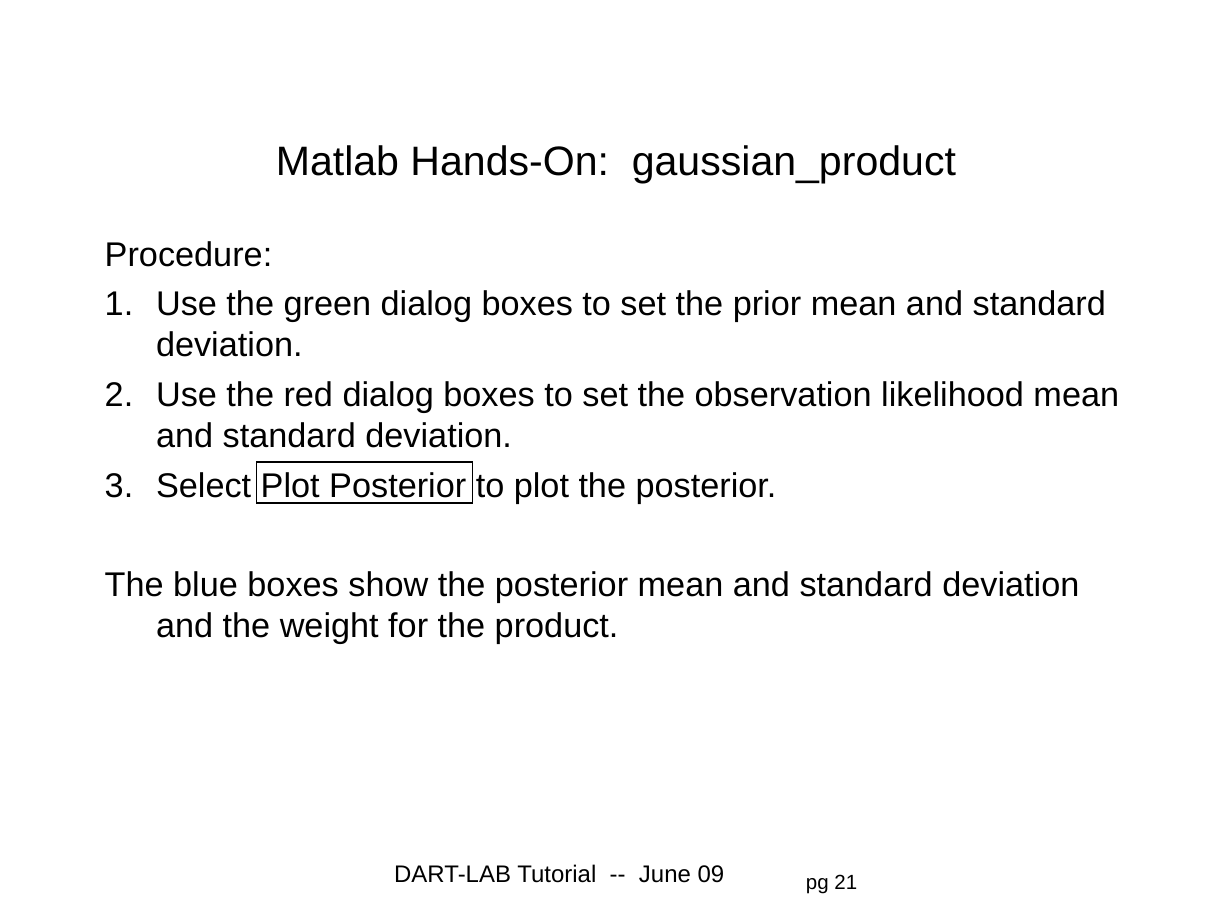
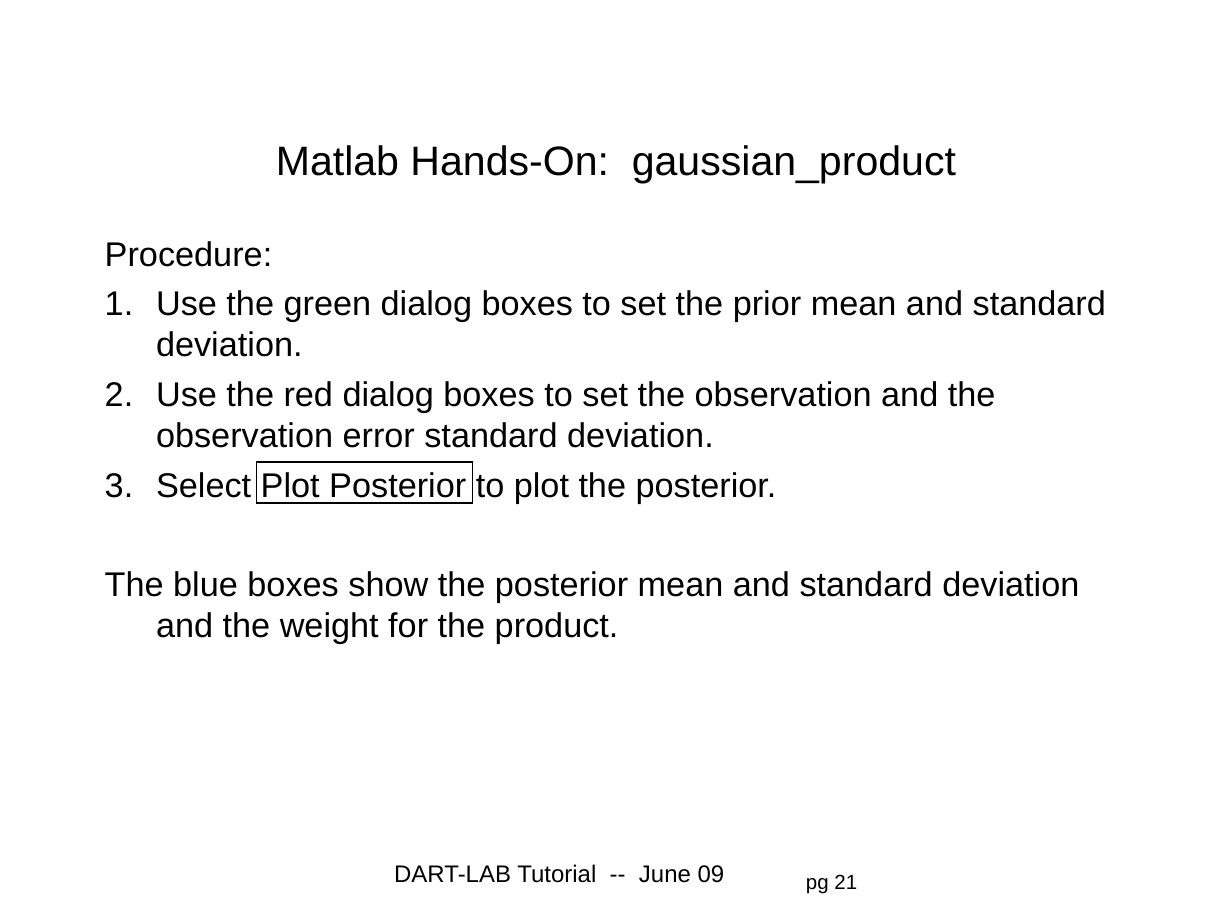
Before and after one commit to jhendric/DART, a slide deck: slide 21 of DART_LAB/presentation/DART_section1.ppt. Drawn at 1232x924 pixels with LibreOffice and Linux fonts; fonts in the diff are those of the drawing; background and template pictures are left out. Boxes give left, top, right and bottom in pixels: in the first picture for what was removed or moved away, otherwise in the second. Text is boxed around its words. In the diff, an @@ line names an element or a change of style, - is before the commit and + after.

```diff
--- a/DART_LAB/presentation/DART_section1.ppt
+++ b/DART_LAB/presentation/DART_section1.ppt
@@ text at (156, 381, 996, 448): text changed @@
-2. Use the red dialog boxes to set the observation likelihood mean and standard deviation.
+2. Use the red dialog boxes to set the observation and the observation error standard deviation.
```
Also in this commit, not shown: 5 other slides changed, 3 slides removed, 12 other files.
